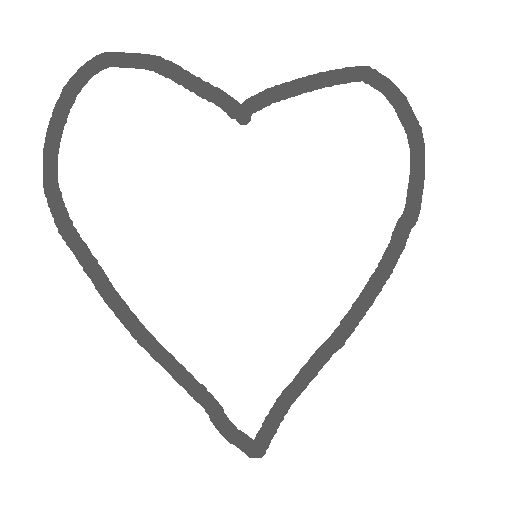
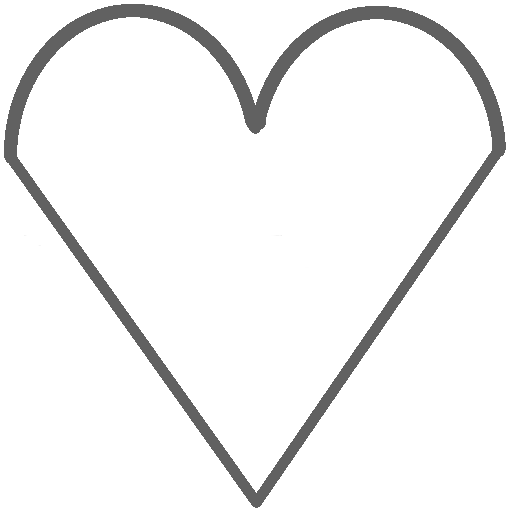
Before/after of a 512px x 512px layered artwork. What changed in the layer stack:
added layer "Layer #2" above "PinkSymbol.png" over <box>4,4,506,508</box>
hid "PinkSymbol.png" over <box>43,52,425,458</box>
